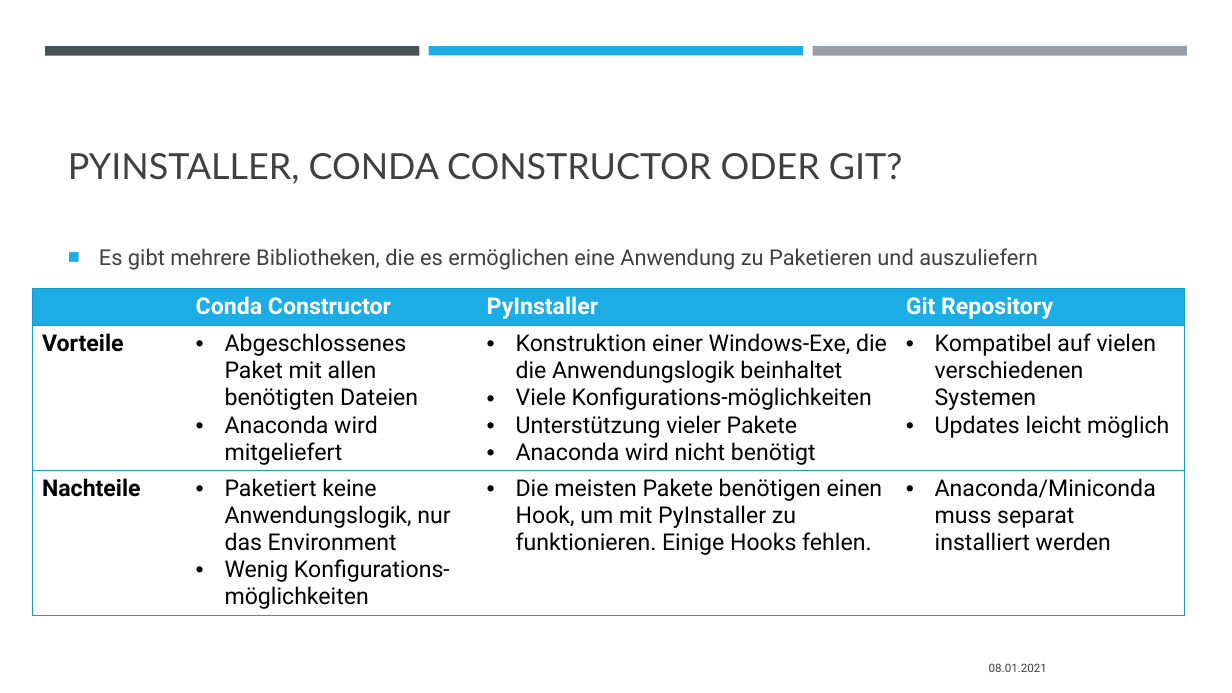
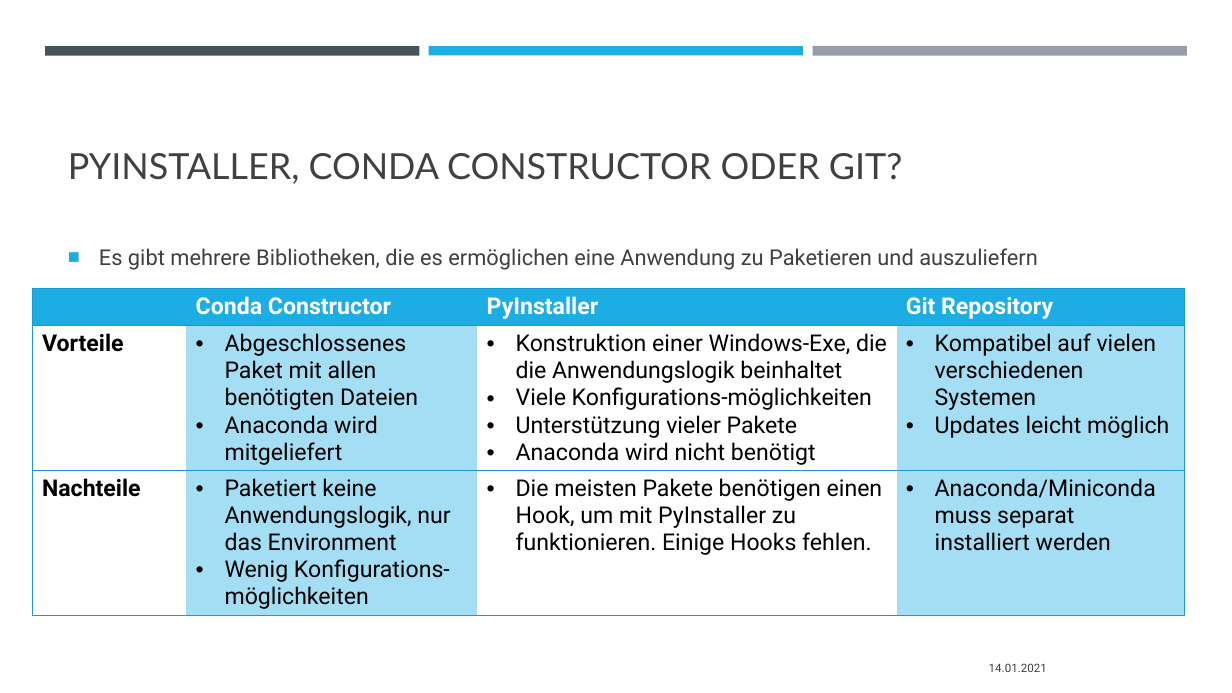
Before and after one commit to padmalcom/AISpeechAssistant, a slide deck: slide 3 of slides/12_paketierung.pptx. Drawn at 1232x693 pixels with LibreOffice and Linux fonts; fonts in the diff are those of the drawing. Boxes give left, top, right and bottom in pixels: in the first picture for what was removed or moved away, otherwise in the second. Text is boxed around its words. In the diff, an @@ line names an element or a change of style, - is before the commit and + after.

```diff
--- a/slides/12_paketierung.pptx
+++ b/slides/12_paketierung.pptx
@@ table at (33, 288, 1186, 622) @@
@@ fill none to #A4DEF4 in 4 cells @@
@@ text at (989, 663, 1047, 672): text changed @@
-08.01.2021
+14.01.2021
```
Also in this commit, not shown: 1 other slide changed, 2 other files.
